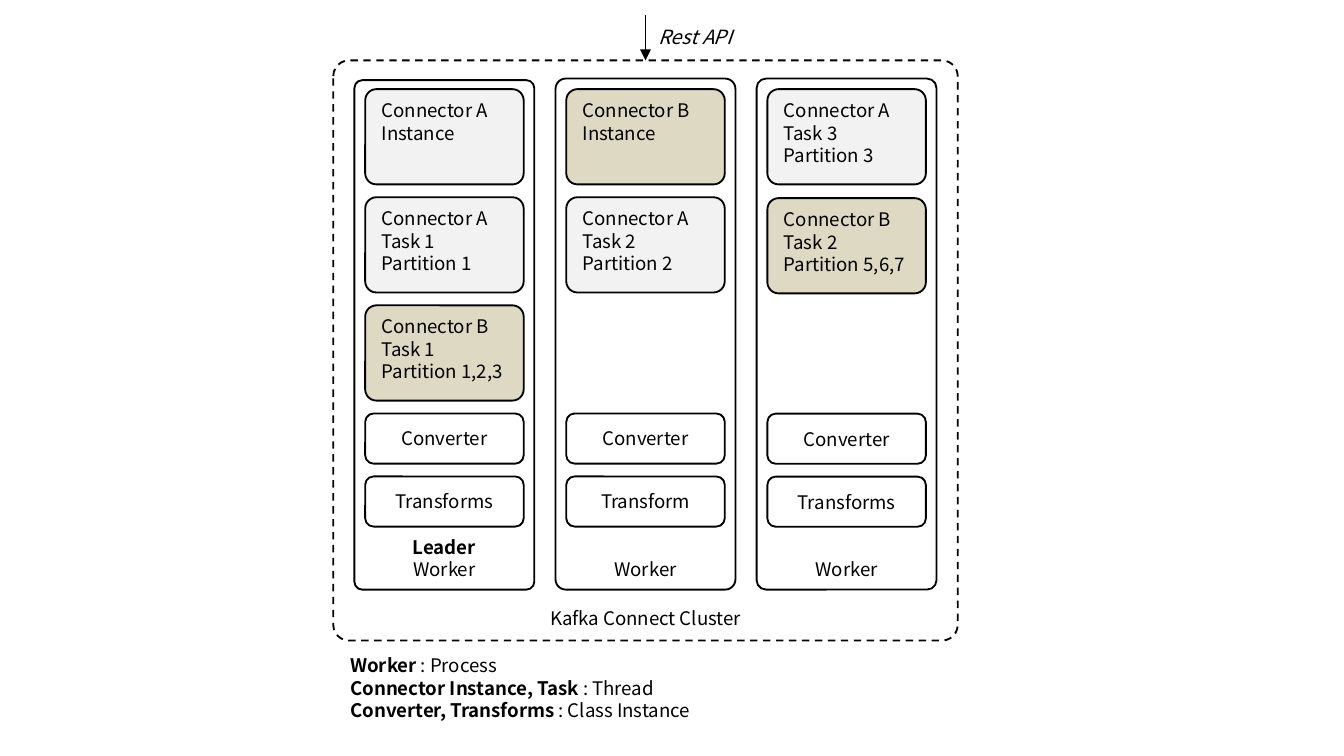
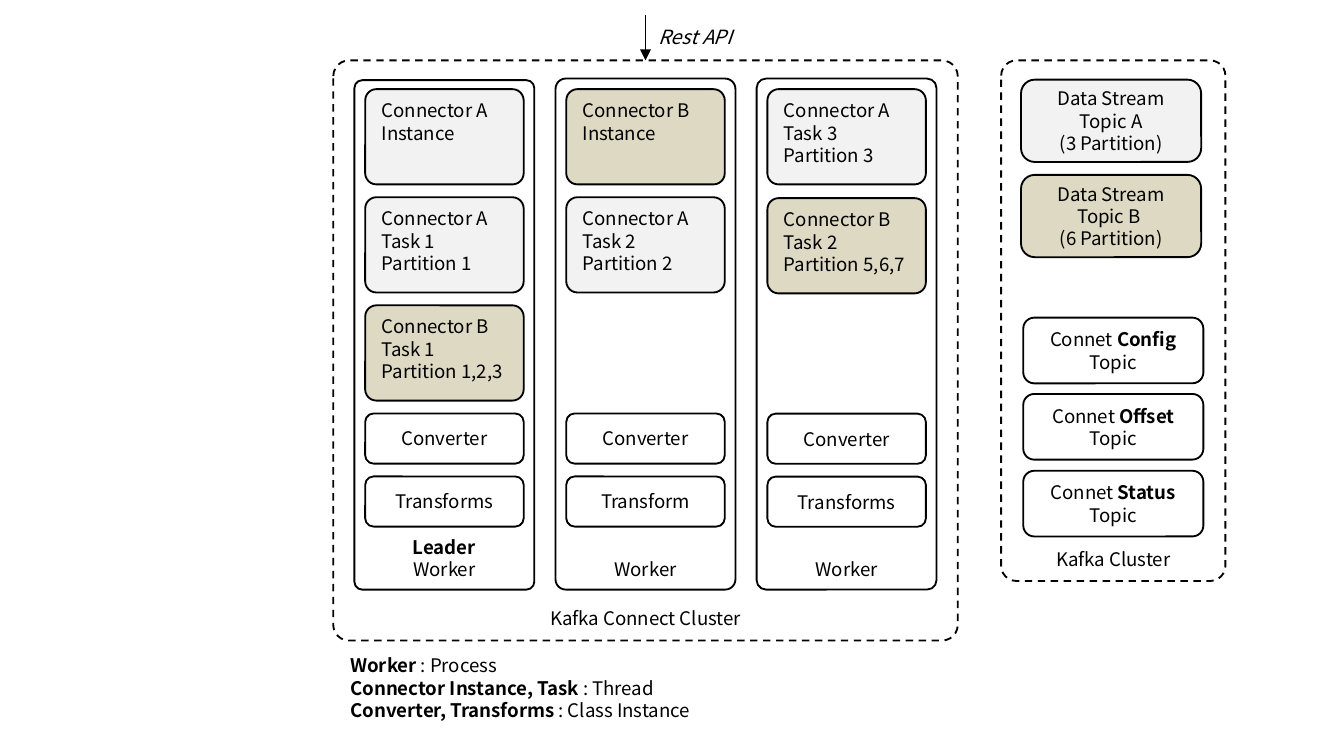
Before and after one commit to ssup2/blog-software, a slide deck: slide 11 of content/docs/theory-analysis/kafka-connect/images/images.pptx (slide 3 before the commit). Drawn at 1344x756 pixels with LibreOffice and Linux fonts; fonts in the diff are those of the drawing. Boxes give left, top, right and bottom in pixels: in the first picture for what was removed or moved away, otherwise in the second. Text is boxed around its words. In the diff, an @@ line names an element or a change of style, - is before the commit and + after.

```diff
--- a/content/docs/theory-analysis/kafka-connect/images/images.pptx
+++ b/content/docs/theory-analysis/kafka-connect/images/images.pptx
@@ rounded rectangle added at bbox=[1001, 60, 1226, 581], fill #FFFFFF, outline #000000 1 pt dashed, 10 pt, text #000000 @@
+Kafka Cluster
@@ rounded rectangle added at bbox=[1021, 79, 1202, 161], fill #F2F2F2, outline #000000 1 pt, 10 pt, text #000000 @@
+Data Stream
+Topic A
+(3 Partition)
@@ rounded rectangle added at bbox=[1021, 175, 1202, 257], fill #DDD9C3, outline #000000 1 pt, 10 pt, text #000000 @@
+Data Stream
+Topic B
+(6 Partition)
@@ rounded rectangle added at bbox=[1023, 317, 1203, 383], fill #FFFFFF, outline #000000 1 pt, 10 pt, text #000000 @@
+Connet Config
+Topic
@@ rounded rectangle added at bbox=[1023, 394, 1203, 460], fill #FFFFFF, outline #000000 1 pt, 10 pt, text #000000 @@
+Connet Offset
+Topic
@@ rounded rectangle added at bbox=[1023, 470, 1203, 536], fill #FFFFFF, outline #000000 1 pt, 10 pt, text #000000 @@
+Connet Status
+Topic
```
Also in this commit, not shown: 1 other slide changed, 4 slides added, 3 other files.
